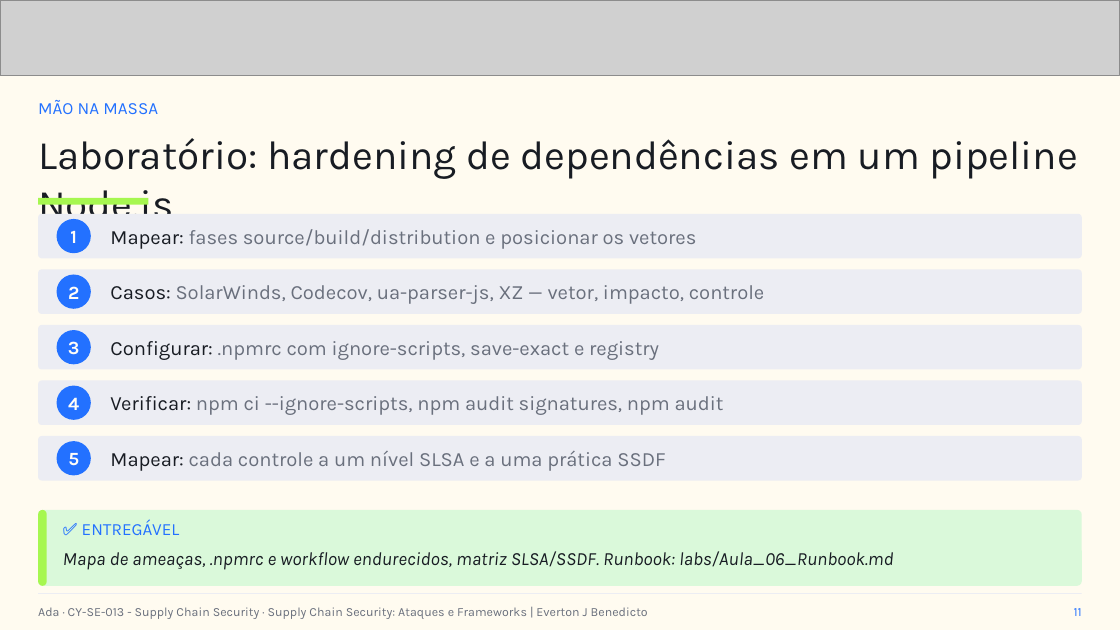
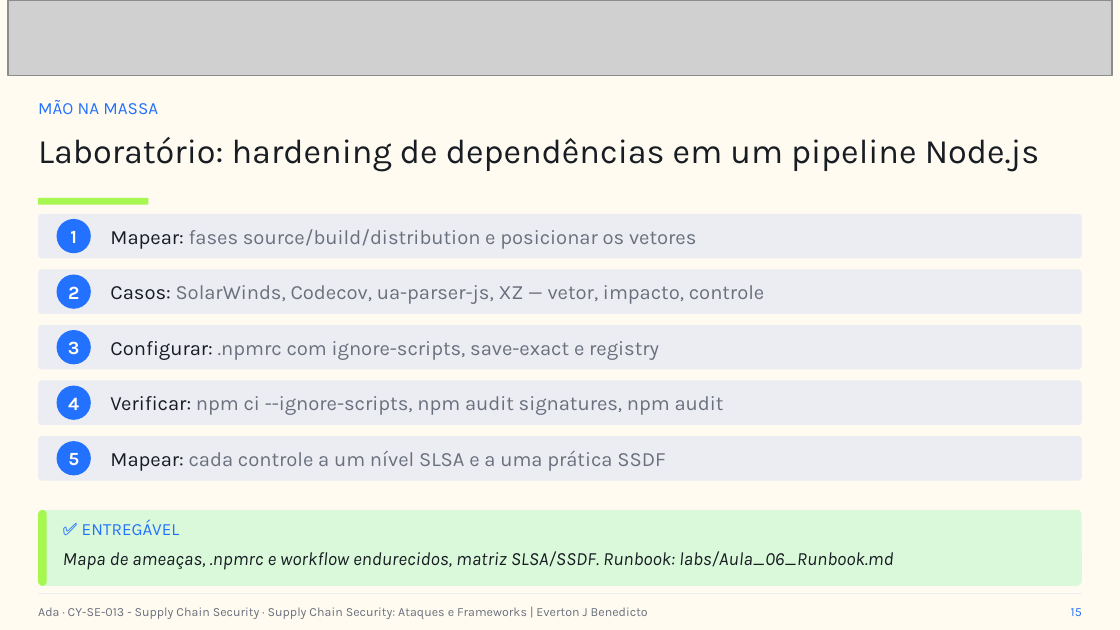
Before and after one commit to everton-dev/AdaTech.Aulas, a slide deck: slide 15 of CY-SE-013 - Supply Chain Security/slides/Aula_06_Supply_Chain_Security_Ataques_e_Frameworks.pptx (slide 11 before the commit). Drawn at 1120x630 pixels with LibreOffice and Linux fonts; fonts in the diff are those of the drawing; grey boxes stand for pictures. Boxes give left, top, right and bottom in pixels: in the first picture for what was removed or moved away, otherwise in the second. Text is boxed around its words. In the diff, an @@ line names an element or a change of style, - is before the commit and + after.

```diff
--- a/CY-SE-013 - Supply Chain Security/slides/Aula_06_Supply_Chain_Security_Ataques_e_Frameworks.pptx
+++ b/CY-SE-013 - Supply Chain Security/slides/Aula_06_Supply_Chain_Security_Ataques_e_Frameworks.pptx
@@ picture: place and size @@
-picture at (0,0,1120,75)
+picture at (8,0,1112,75)
@@ text "Laboratório: hardening de dependências em ..." at (38,137,1040,172): size 26 to 22 pt @@
@@ text at (1071,608,1082,616): text changed @@
-11
+15
```
Also in this commit, not shown: 12 other slides changed, 4 slides added.
